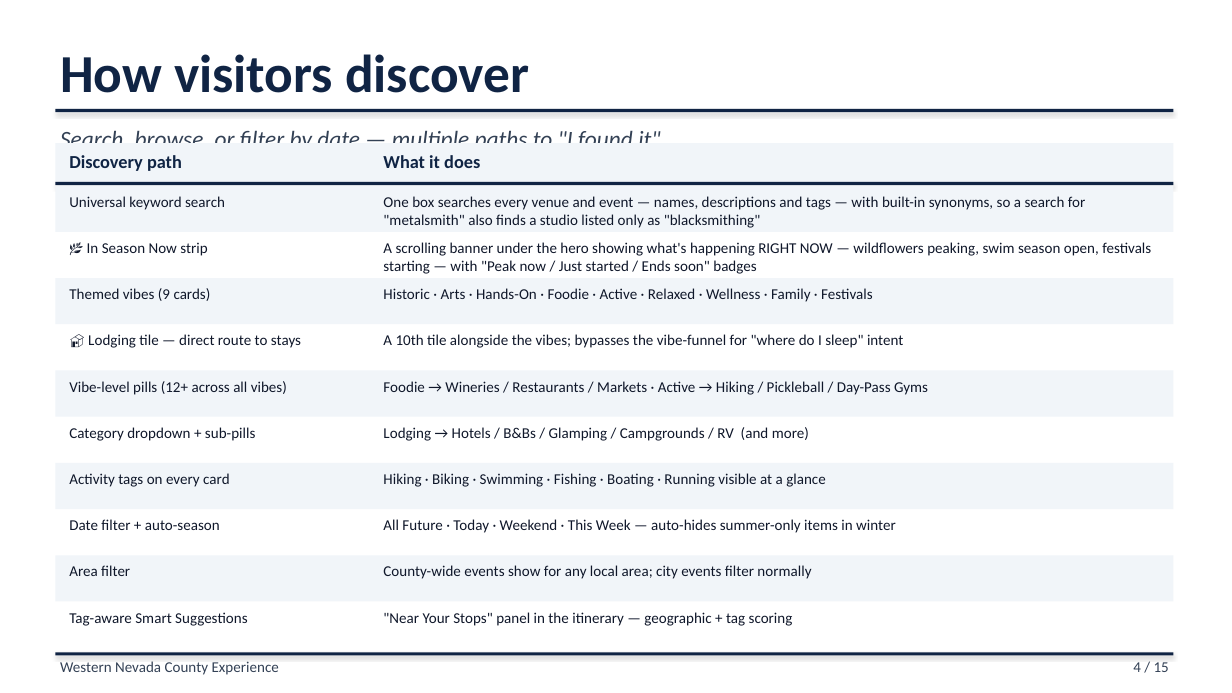
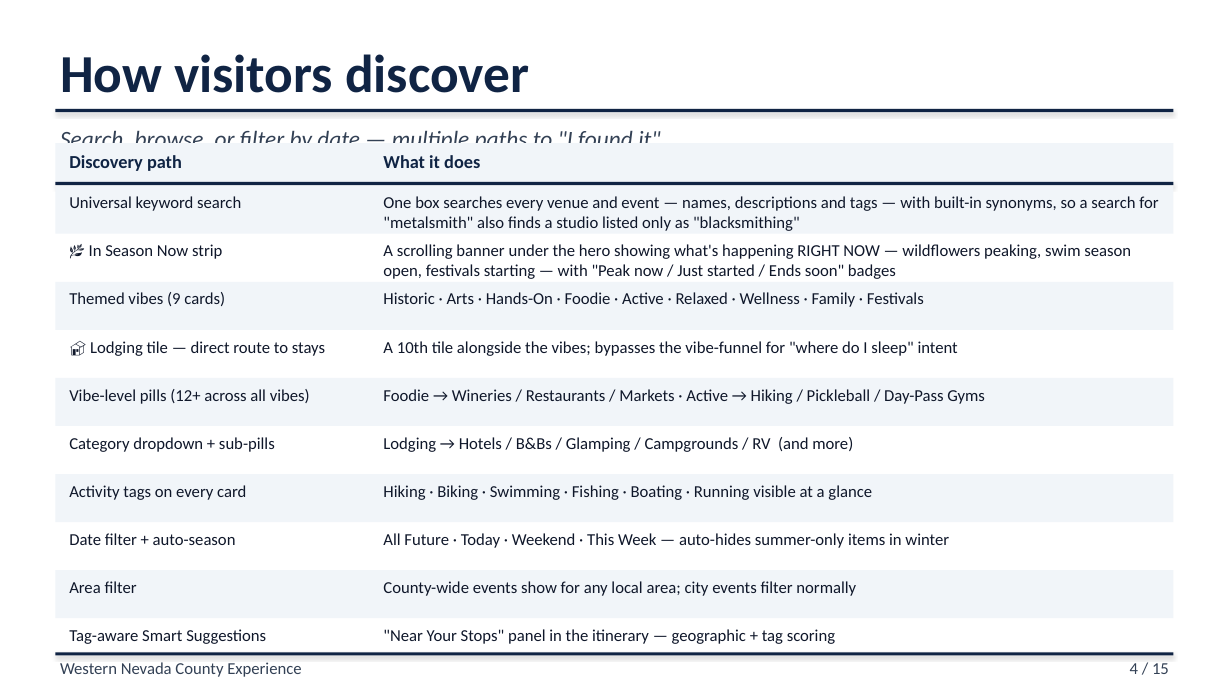
Before and after one commit to liammlrb-eng/nevada-county-experiences, a slide deck: slide 4 of demo_pitch.pptx. Drawn at 1232x693 pixels with LibreOffice and Linux fonts; fonts in the diff are those of the drawing. Boxes give left, top, right and bottom in pixels: in the first picture for what was removed or moved away, otherwise in the second. Text is boxed around its words. In the diff, an @@ line names an element or a change of style, - is before the commit and + after.

```diff
--- a/demo_pitch.pptx
+++ b/demo_pitch.pptx
@@ rectangle: place and size @@
-rectangle at <box>55,278,1174,324</box>
+rectangle at <box>55,282,1174,330</box>
@@ rectangle: place and size @@
-rectangle at <box>55,371,1174,417</box>
+rectangle at <box>55,378,1174,426</box>
@@ 6 texts, 1 rectangle: place and size @@
-6 texts, 1 rectangle at <box>55,381,1174,509</box>
+6 texts, 1 rectangle at <box>55,389,1174,522</box>
@@ 6 texts, 1 rectangle: place and size @@
-6 texts, 1 rectangle at <box>55,519,1174,626</box>
+6 texts, 1 rectangle at <box>55,533,1174,644</box>
@@ size 11.7 to 13 pt in 22 elements at <box>60,662,301,677</box>, <box>1130,663,1169,674</box>, <box>383,196,1158,231</box>, <box>69,196,241,211</box>, <box>383,244,1131,279</box>, <box>89,244,222,259</box>, <box>383,292,924,307</box>, <box>69,292,225,306</box>, <box>383,341,958,356</box>, <box>90,341,325,356</box>, <box>383,389,985,404</box>, <box>69,389,310,404</box>, <box>383,437,853,452</box>, <box>69,437,275,452</box>, <box>383,485,872,500</box>, <box>69,485,246,500</box>, <box>383,533,949,548</box>, <box>69,533,236,545</box>, <box>383,581,856,596</box>, <box>69,581,137,593</box>, <box>383,629,835,644</box>, <box>69,629,266,644</box> @@
```
Also in this commit, not shown: 13 other slides changed, 1 slide added, 3 other files.
